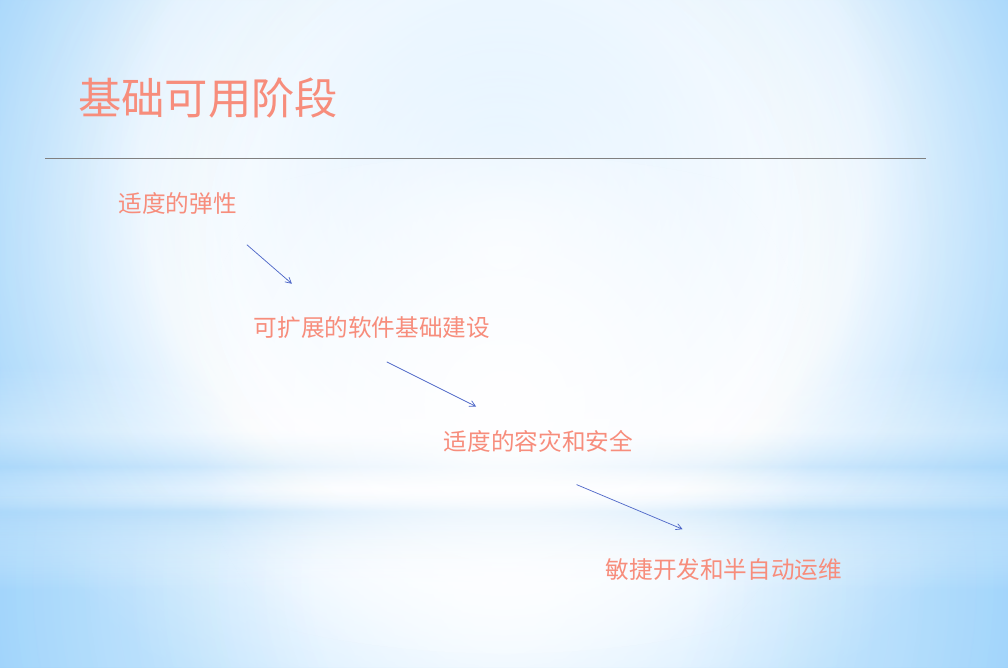
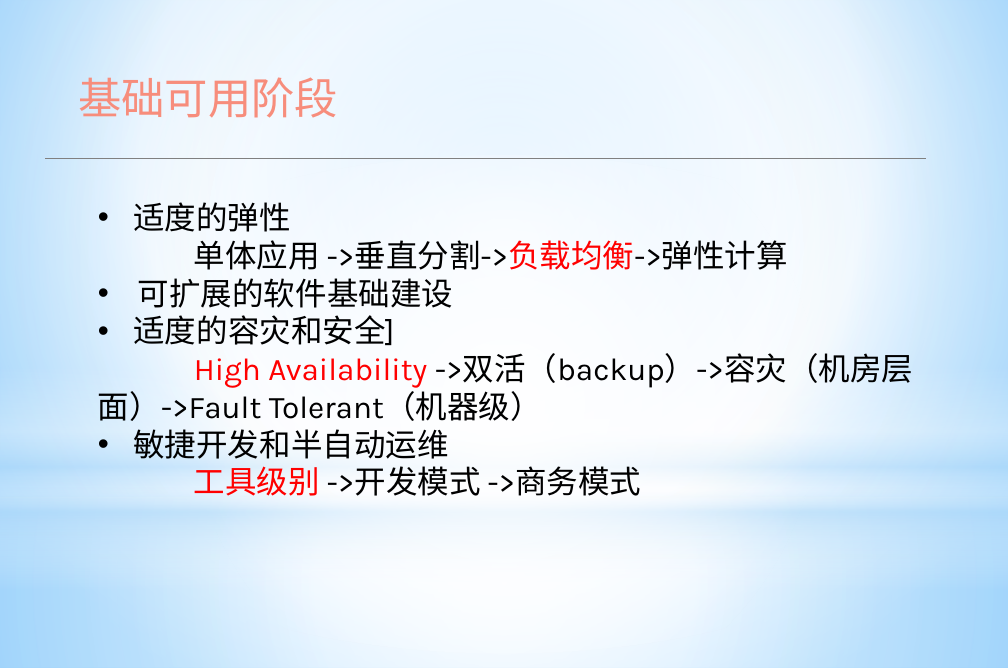
Before and after one commit to apporoad/DesignAndScheme2017, a slide deck: slide 16 of c云服务架构/Paas架构设计.pptx (slide 24 before the commit). Drawn at 1008x668 pixels with LibreOffice and Linux fonts; fonts in the diff are those of the drawing. Boxes give left, top, right and bottom in pixels: in the first picture for what was removed or moved away, otherwise in the second. Text is boxed around its words. In the diff, an @@ line names an element or a change of style, - is before the commit and + after.

```diff
--- a/c云服务架构/Paas架构设计.pptx
+++ b/c云服务架构/Paas架构设计.pptx
@@ text added at (98, 202, 913, 496), 32 pt, text #000000 @@
+• 适度的弹性
+单体应用 ->垂直分割->负载均衡->弹性计算
+• 可扩展的软件基础建设
+• 适度的容灾和安全]
+High Availability ->双活（backup）->容灾（机房层面）->Fault Tolerant（机器级）
+• 敏捷开发和半自动运维
+工具级别 ->开发模式 ->商务模式
@@ text removed at (119, 192, 237, 214) @@
-适度的弹性
@@ arrow removed from (247, 245) to (292, 284) @@
@@ text removed at (254, 316, 490, 338) @@
-可扩展的软件基础建设
@@ arrow removed from (387, 362) to (476, 407) @@
@@ text removed at (444, 430, 633, 452) @@
-适度的容灾和安全
@@ arrow removed from (576, 485) to (683, 530) @@
@@ text removed at (606, 558, 842, 580) @@
-敏捷开发和半自动运维
```
Also in this commit, not shown: 7 other slides changed, 1 slide added, 12 slides removed, 5 other files.
